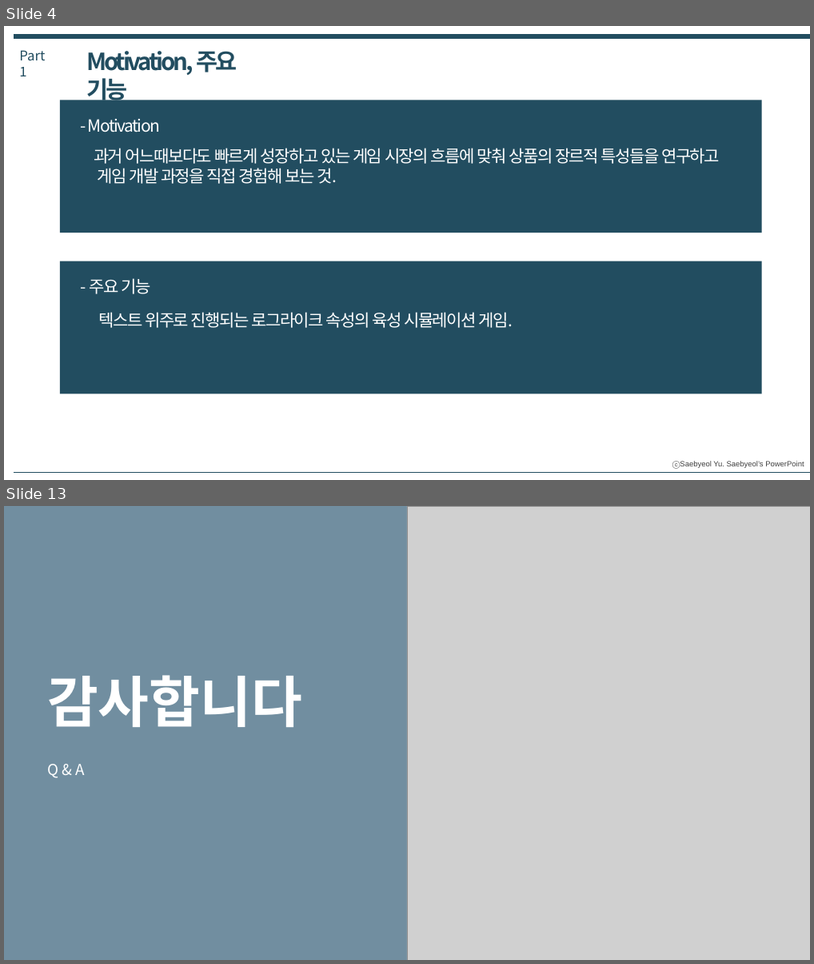
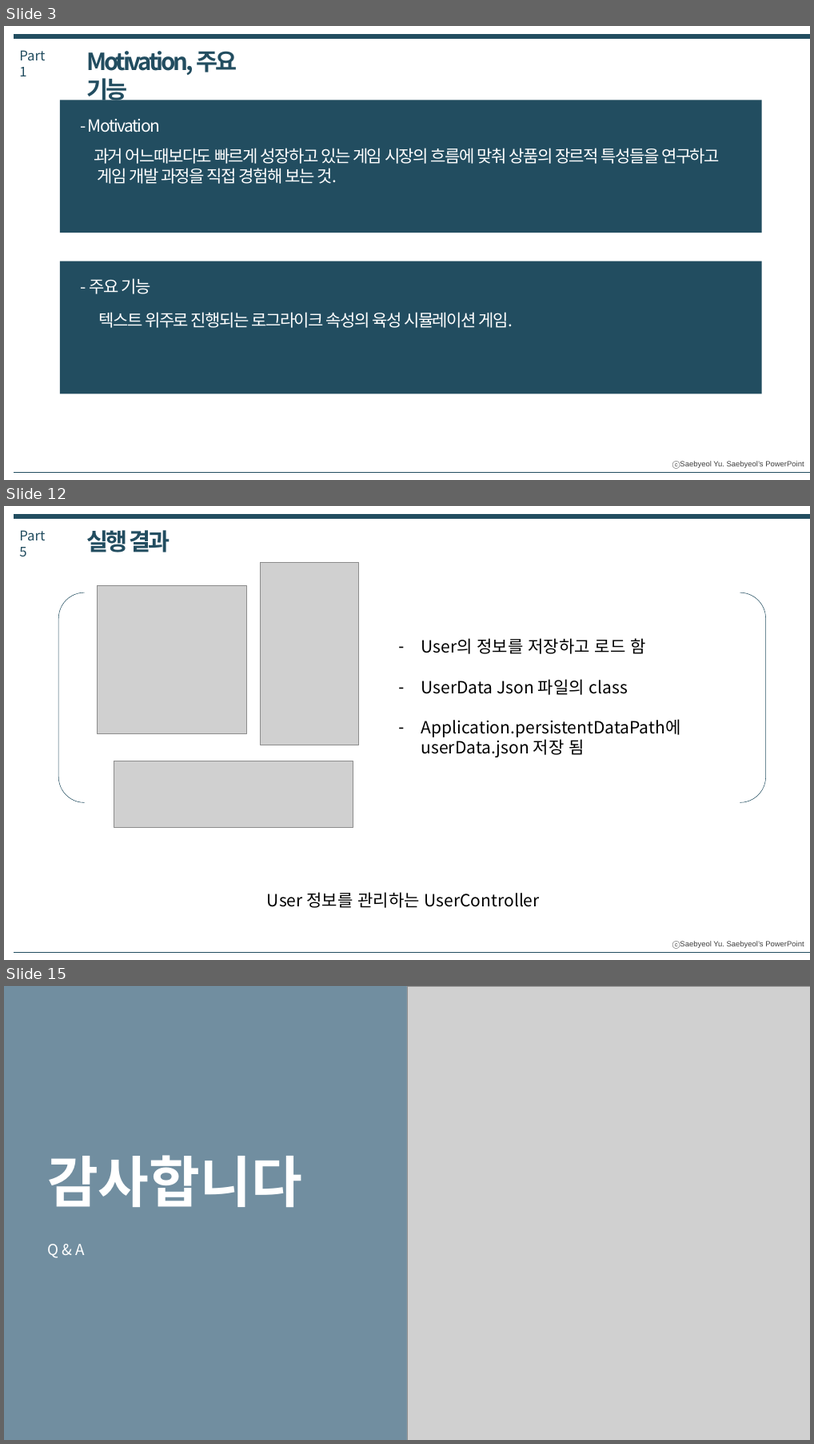
Before and after one commit to IdfKLeh/capstone, a slide deck: for_school/[4팀] 최종발표.pptx. Shown one above the other, each under a label of ours: slides 4 and 13 before the commit, slides 3, 12 and 15 after it; the slides between them are not shown. The pictures are 814x964 and 814x1444 pixels, drawn with LibreOffice and Linux fonts; fonts in the diff are those of the drawing; grey boxes stand for pictures. Boxes give left, top, right and bottom in pixels: in the first picture for what was removed or moved away, otherwise in the second. Text is boxed around its words. In the diff, an @@ line names an element or a change of style, - is before the commit and + after.

```diff
--- a/for_school/[4팀] 최종발표.pptx
+++ b/for_school/[4팀] 최종발표.pptx
@@ slide 12 added at [4,506,810,960], background #FFFFFF; not listed: 1 template element that a slide beside it also shows @@
@@ line added from (14, 517) to (810, 517), #224D60 6 pt @@
@@ text added at [19,530,45,557], 16 pt, text #224D60 @@
+Part 5
@@ text added at [87,530,170,552], 28 pt, text #224D60, bold @@
+실행 결과
@@ picture added at [261,563,359,745] @@
@@ bracket pair added at [58,592,766,803], outline #224D60 0.5 pt @@
@@ picture added at [97,585,246,733] @@
@@ text added at [422,638,682,757], 20 pt, text #000000 @@
+– User의 정보를 저장하고 로드 함
+– UserData Json 파일의 class
+– Application.persistentDataPath에 userData.json 저장 됨
@@ picture added at [114,760,353,827] @@
@@ text added at [267,892,540,908], 20 pt, text #000000 @@
+User 정보를 관리하는 UserController
@@ line added from (14, 952) to (810, 952), #224D60 0.25 pt @@
@@ what was slide 4 is now slide 3 @@
@@ what was slide 13 is now slide 15 @@
```
Also in this commit, not shown: 2 slides changed, 9 other slides added, 8 slides removed.
